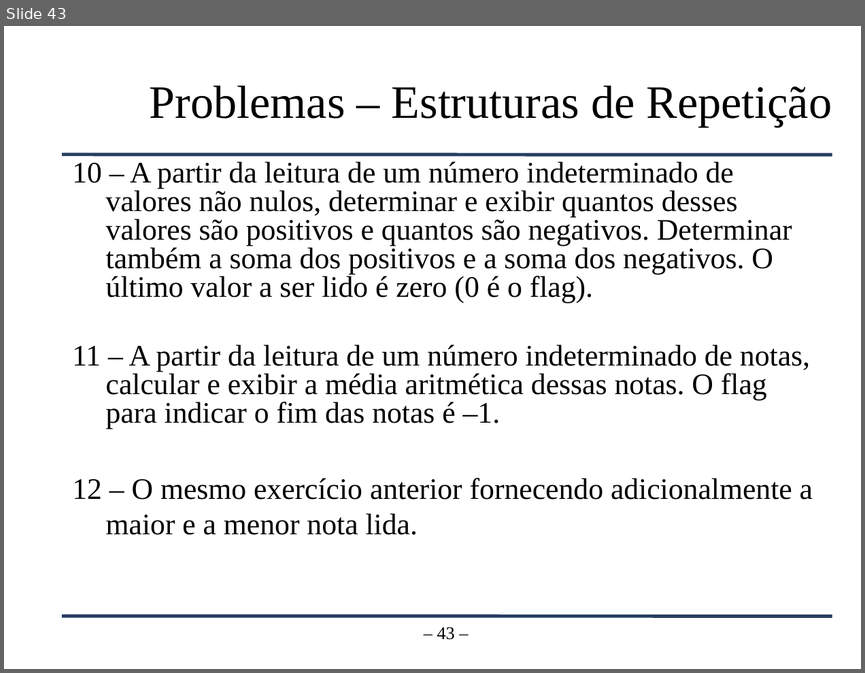
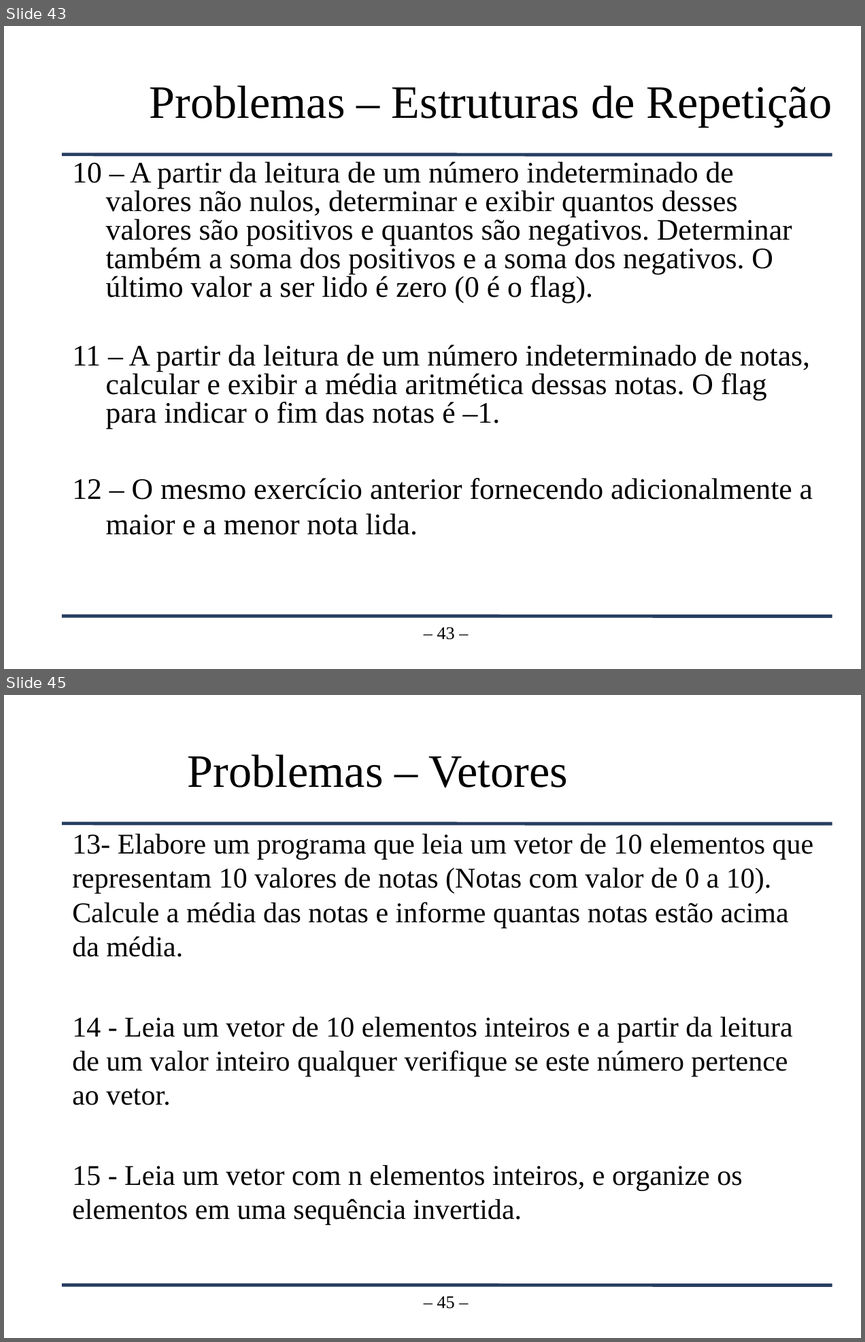
Before and after one commit to CarlosHelano/RoteirosPOO, a slide deck: Slides/01 - Programação de Soluções Computacionais - Algoritmos.pptx. Shown one above the other, each under a label of ours: slide 43 before the commit, slides 43 and 45 after it; the slides between them are not shown. The pictures are 865x673 and 865x1342 pixels, drawn with LibreOffice and Linux fonts; fonts in the diff are those of the drawing; background and template pictures are left out. Boxes give left, top, right and bottom in pixels: in the first picture for what was removed or moved away, otherwise in the second. Text is boxed around its words. In the diff, an @@ line names an element or a change of style, - is before the commit and + after.

```diff
--- a/Slides/01 - Programação de Soluções Computacionais - Algoritmos.pptx
+++ b/Slides/01 - Programação de Soluções Computacionais - Algoritmos.pptx
@@ slide 45 added at <box>4,695,861,1338</box>, background #FFFFFF; not listed: 2 template elements that a slide beside it also shows @@
@@ title added at <box>188,754,568,787</box>, 39 pt, text #000000 @@
+Problemas – Vetores
@@ text added at <box>72,834,814,1225</box>, 24 pt, text #000000 @@
+13- Elabore um programa que leia um vetor de 10 elementos que representam 10 valores de notas (Notas com valor de 0 a 10). Calcule a média das notas e informe quantas notas estão acima da média.
+14 - Leia um vetor de 10 elementos inteiros e a partir da leitura de um valor inteiro qualquer verifique se este número pertence ao vetor.
+15 - Leia um vetor com n elementos inteiros, e organize os elementos em uma sequência invertida.
@@ page number added at <box>437,1295,455,1308</box>, 15 pt, text #000000 @@
+– 45 –
```
Also in this commit, not shown: 1 other slide added.
